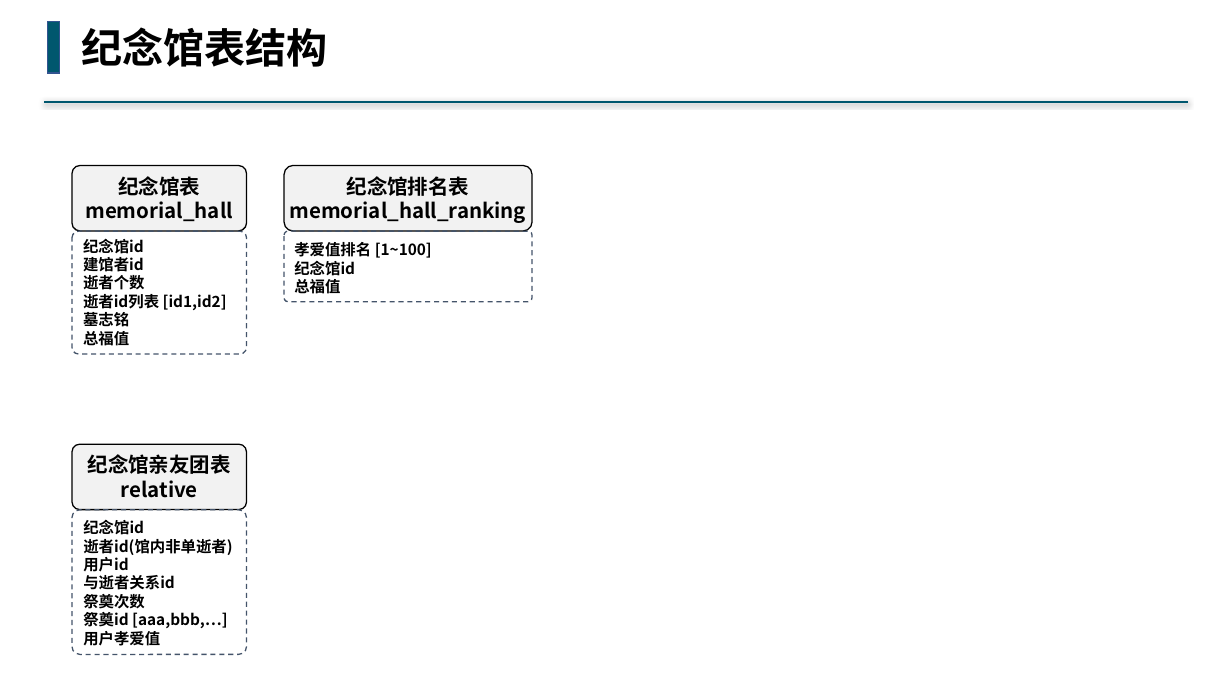
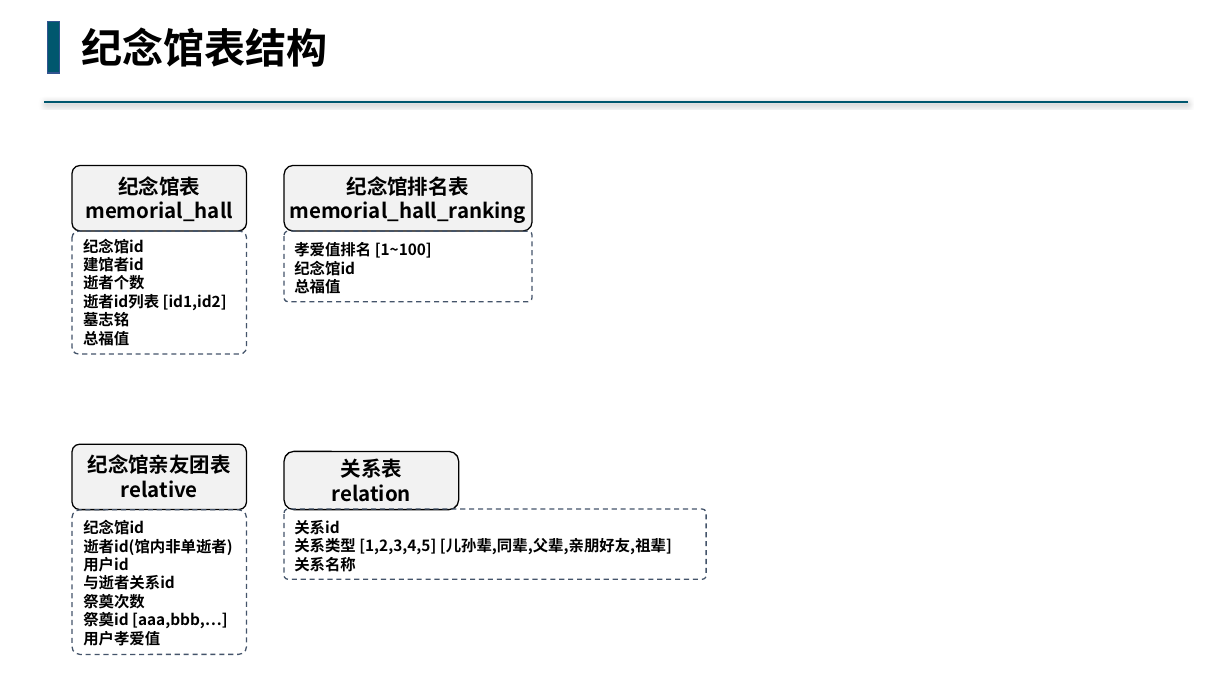
Before and after one commit to buddhachain/buddhaContract, a slide deck: slide 4 of doc/09.祭奠堂.pptx. Drawn at 1232x693 pixels with LibreOffice and Linux fonts; fonts in the diff are those of the drawing. Boxes give left, top, right and bottom in pixels: in the first picture for what was removed or moved away, otherwise in the second. Text is boxed around its words. In the diff, an @@ line names an element or a change of style, - is before the commit and + after.

```diff
--- a/doc/09.祭奠堂.pptx
+++ b/doc/09.祭奠堂.pptx
@@ rounded rectangle added at (284,452,458,510), fill #F2F2F2, outline #000000 1 pt, 16 pt, text #000000, bold @@
+关系表
+relation
@@ rounded rectangle added at (284,509,706,579), outline #44546A 1 pt dashed, 12 pt, text #000000, bold @@
+关系id
+关系类型 [1,2,3,4,5] [儿孙辈,同辈,父辈,亲朋好友,祖辈]
+关系名称
```
Also in this commit, not shown: 3 other files.
